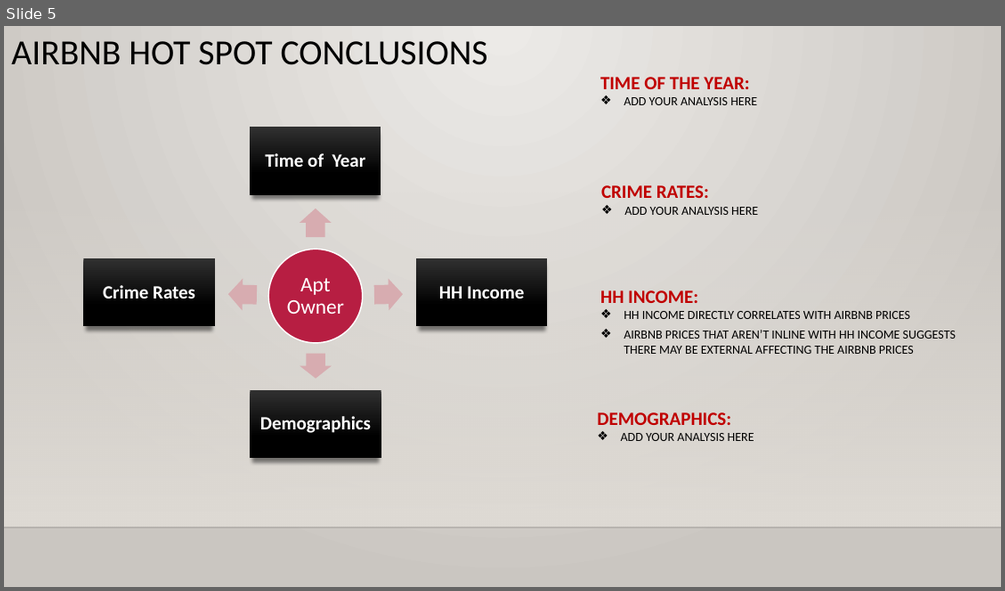
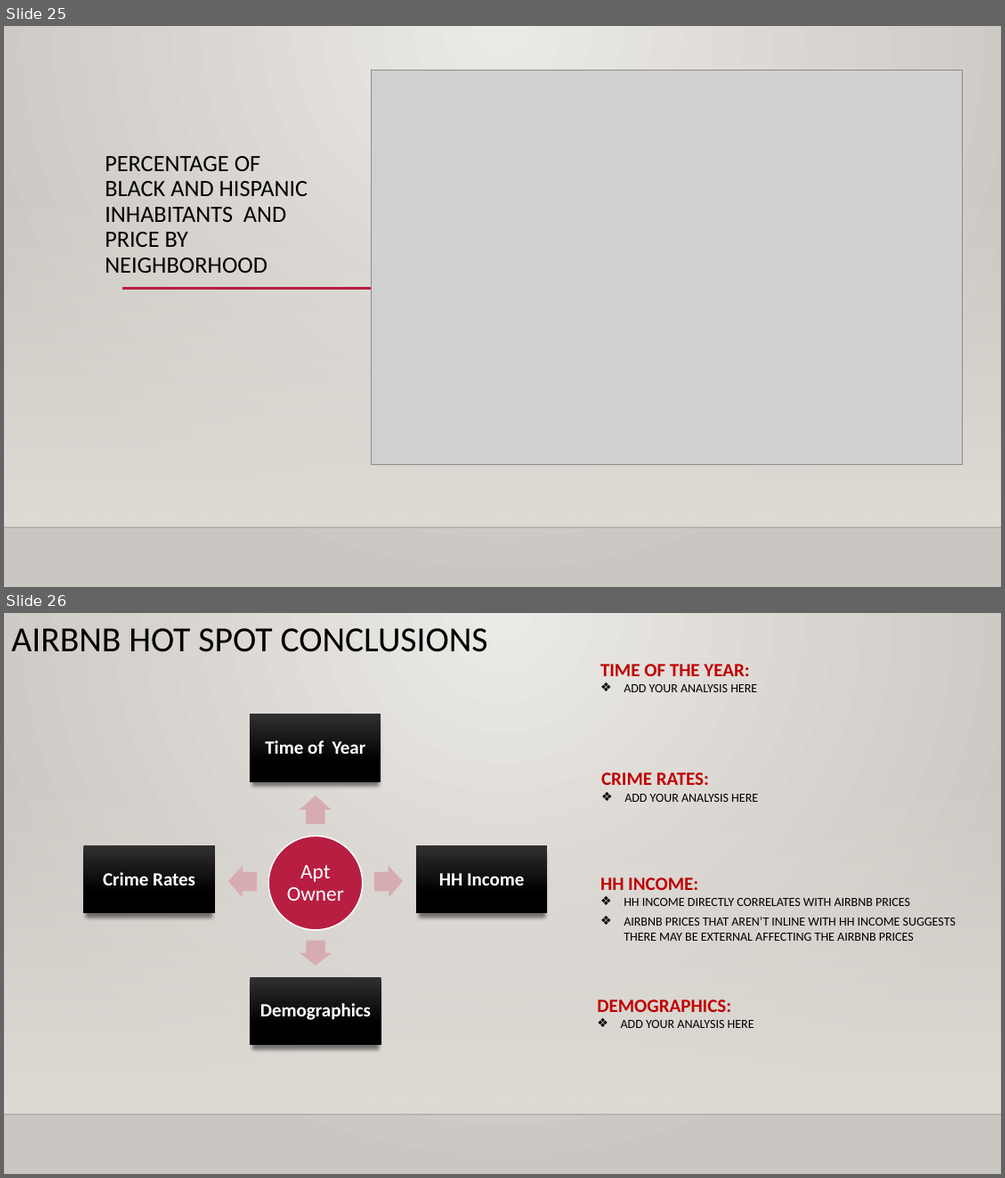
Before and after one commit to mjvillacresesn/Airbnb, a slide deck: AirBnB_HotSpots.pptx. Shown one above the other, each under a label of ours: slide 5 before the commit, slides 25 and 26 after it. The pictures are 1005x591 and 1005x1178 pixels, drawn with LibreOffice and Linux fonts; fonts in the diff are those of the drawing; grey boxes stand for pictures; background and template pictures are left out. Boxes give left, top, right and bottom in pixels: in the first picture for what was removed or moved away, otherwise in the second. Text is boxed around its words. In the diff, an @@ line names an element or a change of style, - is before the commit and + after.

```diff
--- a/AirBnB_HotSpots.pptx
+++ b/AirBnB_HotSpots.pptx
@@ slide 25 added at box(4, 26, 1001, 587), background gradient #ECEAE7 to #CAC7C1; not listed: 2 template elements that a slide beside it also shows @@
@@ picture added at box(372, 70, 961, 464) @@
@@ title added at box(105, 156, 308, 273), 22.5 pt, text #000000 @@
+PERCENTAGE OF BLACK AND HISPANIC INHABITANTS AND PRICE BY NEIGHBORHOOD
@@ line added from (122, 289) to (390, 289), #B71E42 2.5 pt @@
@@ what was slide 5 is now slide 26 @@
```
Also in this commit, not shown: 3 slides changed, 20 other slides added, 1 slide removed.
